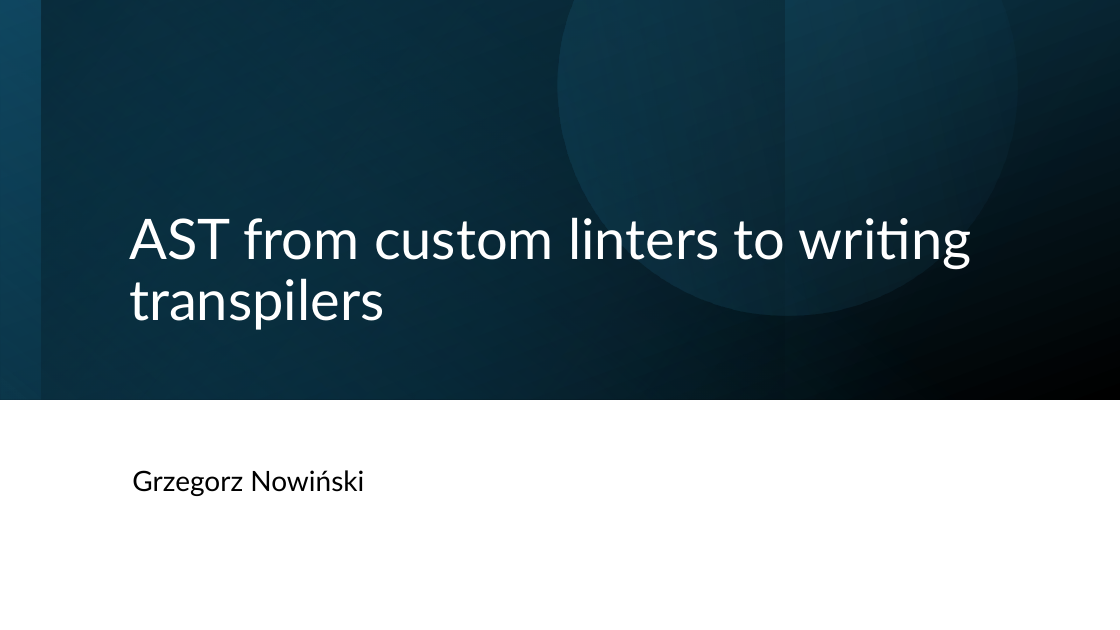
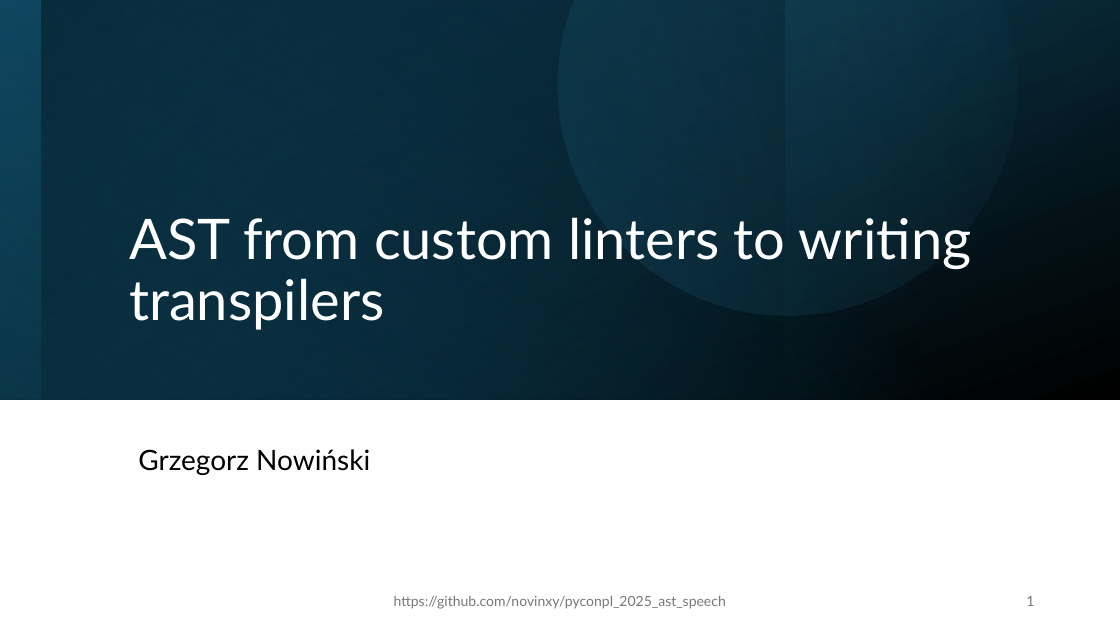
Before and after one commit to novinxy/pyconpl_2025_ast_speech, a slide deck: slide 1 of presentation.pptx. Drawn at 1120x630 pixels with LibreOffice and Linux fonts; fonts in the diff are those of the drawing. Boxes give left, top, right and bottom in pixels: in the first picture for what was removed or moved away, otherwise in the second. Text is boxed around its words. In the diff, an @@ line names an element or a change of style, - is before the commit and + after.

```diff
--- a/presentation.pptx
+++ b/presentation.pptx
@@ subtitle "Grzegorz Nowiński" at (138, 449, 370, 475): line spacing 0.9 to 0.8 @@
@@ text added at (394, 595, 726, 609), 12 pt, text #797979 @@
+https://github.com/novinxy/pyconpl_2025_ast_speech
@@ page number added at (1026, 596, 1034, 606), 12 pt, text #797979 @@
+1
```
Also in this commit, not shown: 11 other slides changed.
